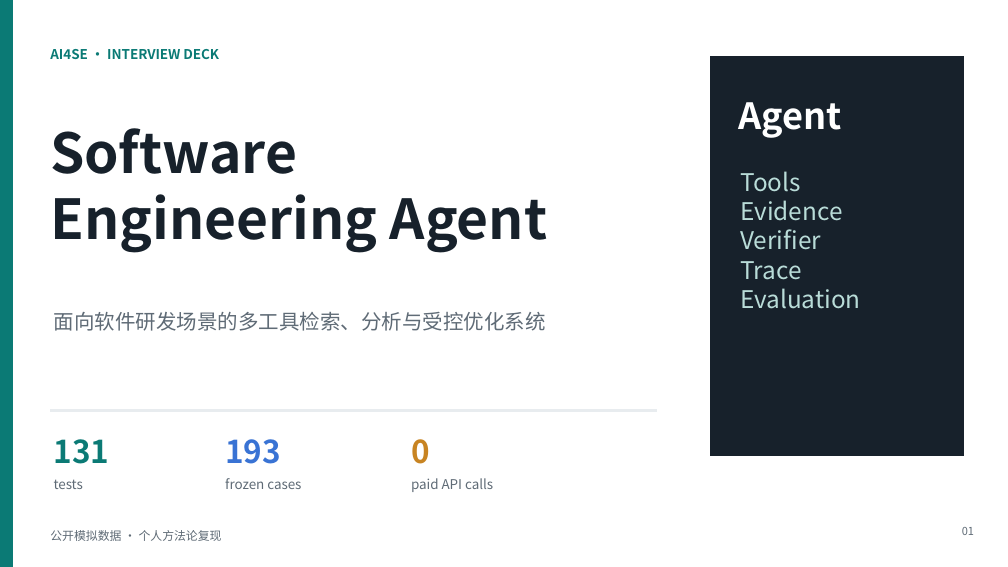
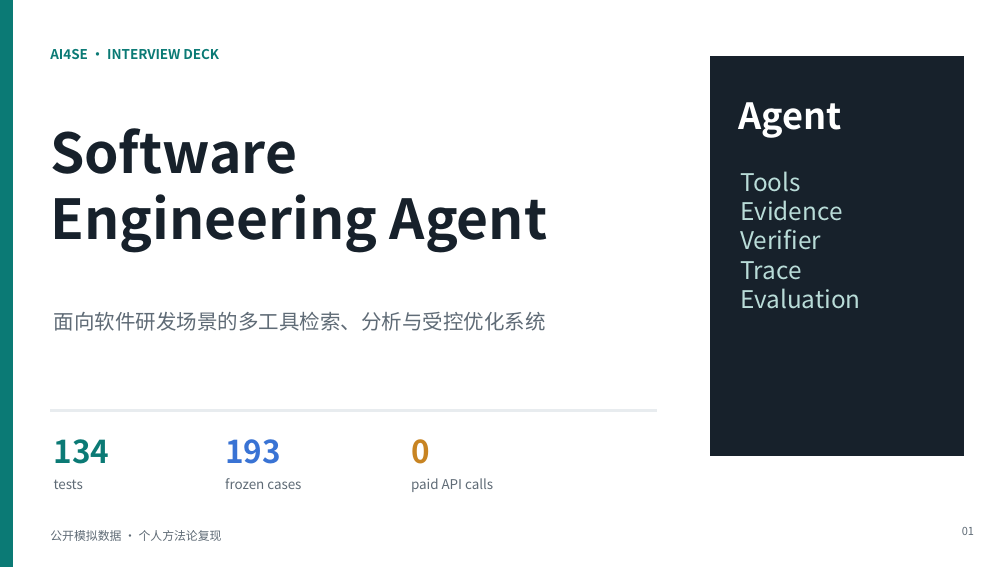
Before and after one commit to Isoldelu/software-engineering-agent, a slide deck: slide 1 of docs/Software-Agent-Interview-Deck.pptx. Drawn at 1008x567 pixels with LibreOffice and Linux fonts; fonts in the diff are those of the drawing. Boxes give left, top, right and bottom in pixels: in the first picture for what was removed or moved away, otherwise in the second. Text is boxed around its words. In the diff, an @@ line names an element or a change of style, - is before the commit and + after.

```diff
--- a/docs/Software-Agent-Interview-Deck.pptx
+++ b/docs/Software-Agent-Interview-Deck.pptx
@@ text at <box>54,439,110,464</box>: text changed @@
-131
+134
```
Also in this commit, not shown: 1 other slide changed, 12 other files.
